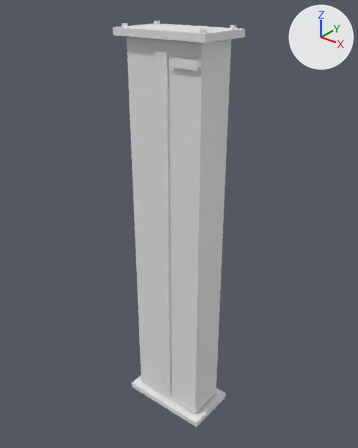
Before and after pictures for a commit that changed the glTF model models/parts/beam1.glb.
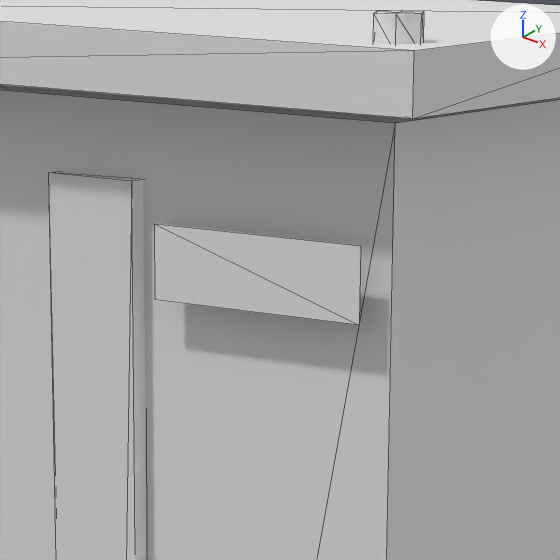
Old and new are each drawn whole from a 50 mm camera at (0.691, -0.859, 0.583) aimed at (-0.01, 0.017, 0.04) and again close up on the part from 42% to 63% of the width and 6% to 23% of the height. The axes (+X, +Y, +Z) are drawn at upper right. The lights are the same throughout. The first two pictures are the older version. The close-ups show mesh edges as thin lines. Vertices at exactly the same position are counted once.

The scene before the commit, as lines of its bpy script (objects in view):
```python
me_part = bpy.data.meshes.new('part')
me_part.from_pydata(...)  # 156 vertices, 254 faces; spans x -0.12..0.12, y -0.07..0.07, z -0.507..0.507
# faces by material slot: [12, 192, 2, 48]
me_part.materials.append(mat_anodised)  # white #e7e7e7
me_part.materials.append(mat_dark)  # white #e7e7e7
me_part.materials.append(mat_decal)  # white #e7e7e7
me_part.materials.append(mat_metal)  # white #e7e7e7
ob_beam1 = bpy.data.objects.new('beam1', me_part)
ob_beam1.location = (0.0, 0.0, 0.0)
```
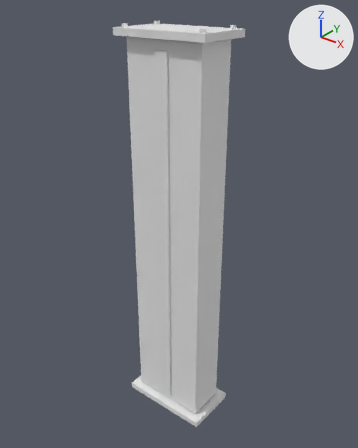
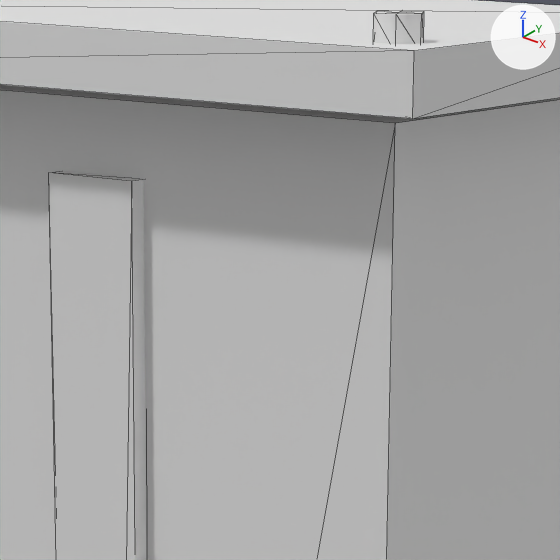
Boxes (x1, y1, x2, y2) around the edits, measured in the close-ups (560 x 560 px):
```json
{"part": 1, "of": "me_part", "change": "deleted", "before": [154, 224, 361, 325]}
```

Edits to the scene script, one JSON object a line:
```json
{"block": "me_part", "where": "# used by ob_beam1; location = (0.0, 0.0, 0.0)"}
{"op": "remove", "block": "me_part", "code": "me_part.from_pydata(...)  # 156 vertices, 254 faces; spans x -0.12..0.12, y -0.07..0.07, z -0.507..0.507"}
{"op": "add", "block": "me_part", "code": "me_part.from_pydata(...)  # 152 vertices, 252 faces; spans x -0.12..0.12, y -0.07..0.07, z -0.507..0.507"}
{"block": "me_part", "change": "me_part part 1: the loose piece of 4 vertices spanning x 0.025..0.095, y -0.058, z 0.43..0.45 is deleted"}
{"op": "remove", "block": "me_part", "code": "me_part.materials.append(mat_dark)  # white #e7e7e7"}
{"op": "remove", "block": "me_part", "code": "me_part.materials.append(mat_decal)  # white #e7e7e7"}
```
